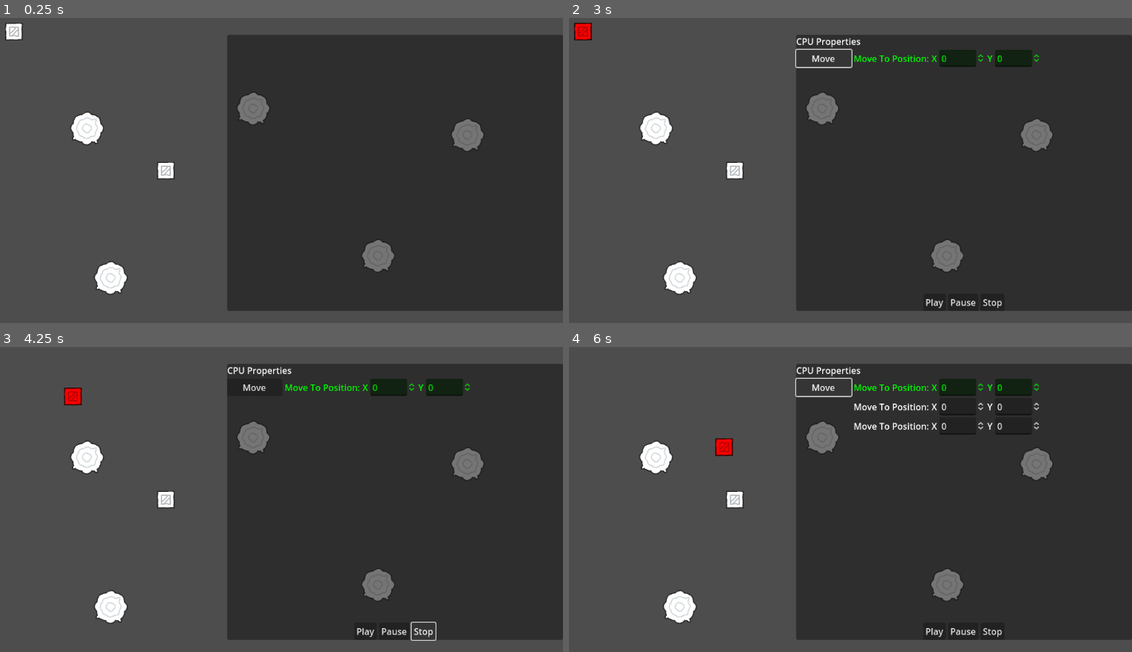
Above: before the commit, frames 1-4 (two rows, left to right).
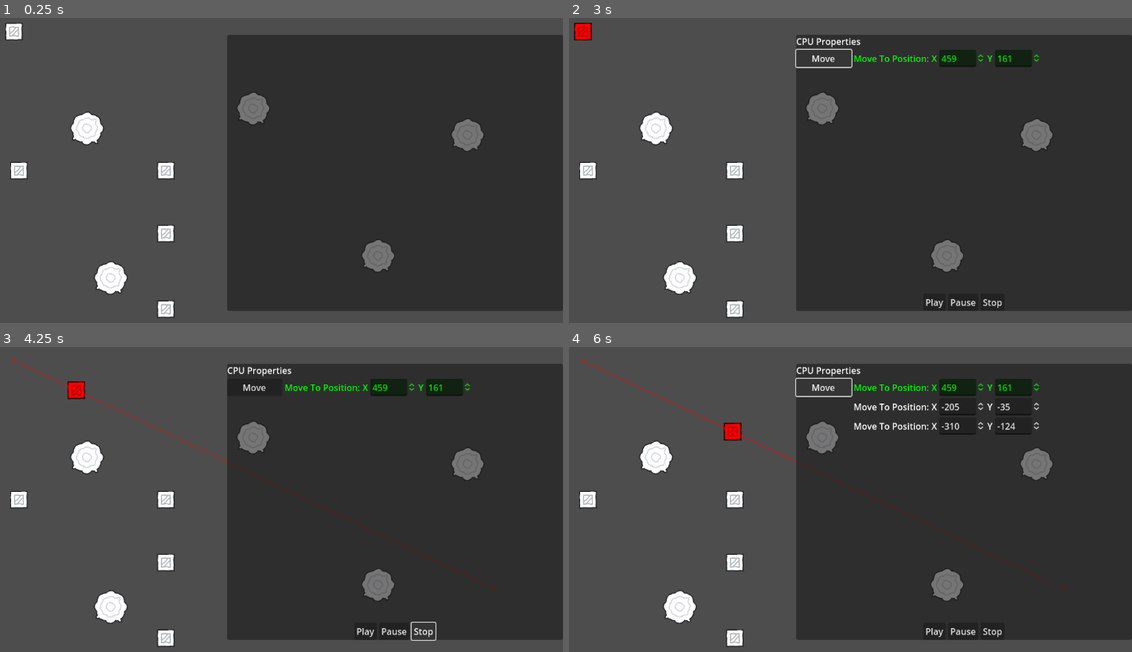
Above: after the commit, the same moments.

Repository: tefla/SpecialCirumstances
Game: Godot game, scene res://Game.tscn
Two runs of this game, one before a commit and one after it. Both use one fixed random seed, a clock stepped at 60 frames per second and the inputs below.
Inputs (mouse positions are in pixels of both pictures, inside the frame that each line leads up to):
- Up to frame 1 (0.25 s): no input
- Up to frame 2 (3 s): tap Enter at 0.5 s; move the mouse to (580, 30) at 0.52 s; right-click (580, 30) at 0.6 s; click "Play" at 1.25 s; click "Play" at 2 s; click "Move" at 2.75 s
- Up to frame 3 (4.25 s): click "Stop" at 3.5 s
- Up to frame 4 (6 s): click "Move" at 4.25 s; click "Stop" at 5 s; click "Move" at 5.75 s

The runs differ from the first frame. In frame 1, 0.5% of the frame differs, in the area x 1-31%, y 47-99%; in frame 2, 0.6%; in frame 3, 1.1%; in frame 4, 1.4%, in the area x 1-88%, y 3-99%.

Commit message:
First Working Version :)

Diff:
--- a/Game.tscn
+++ b/Game.tscn
@@ -1,8 +1,11 @@
-[gd_scene load_steps=5 format=3 uid="uid://eyjao2ky0fku"]
+[gd_scene load_steps=8 format=3 uid="uid://eyjao2ky0fku"]
 
 [ext_resource type="PackedScene" uid="uid://cr2bsr17fewrr" path="res://UI/InfoPanel.tscn" id="1_autge"]
+[ext_resource type="Script" path="res://Unit/Components/CPU/CPU.gd" id="4_lkc31"]
 [ext_resource type="PackedScene" uid="uid://bfeebesnnu1x1" path="res://Map/Level1.tscn" id="4_mmr57"]
+[ext_resource type="Script" path="res://Unit/Components/Motor/Motor.gd" id="5_fq0h0"]
 [ext_resource type="PackedScene" uid="uid://cy30xxeibl4ms" path="res://Unit/Unit.tscn" id="5_gj66s"]
+[ext_resource type="Script" path="res://Unit/Components/Scanner/Scanner.gd" id="6_5go7n"]
 
 [sub_resource type="NavigationPolygon" id="NavigationPolygon_488gv"]
 vertices = PackedVector2Array(2625.94, 987.93, -1774.35, 961.047, -1856.64, -1353.05, 2613.05, -1377.94)
@@ -23,6 +26,7 @@
 
 [node name="Player" parent="." instance=ExtResource("5_gj66s")]
 position = Vector2(-410, -252)
+components_resources = Array[Resource]([ExtResource("4_lkc31"), ExtResource("5_fq0h0"), ExtResource("6_5go7n")])
 unit_name = "Unit 1"
 
 [node name="Unit" parent="." instance=ExtResource("5_gj66s")]
@@ -31,3 +35,15 @@
 
 [node name="NavigationRegion2D" type="NavigationRegion2D" parent="."]
 navigation_polygon = SubResource("NavigationPolygon_488gv")
+
+[node name="Unit2" parent="." instance=ExtResource("5_gj66s")]
+position = Vector2(-135, 251)
+unit_name = "Unit 2"
+
+[node name="Unit3" parent="." instance=ExtResource("5_gj66s")]
+position = Vector2(-135, 114)
+unit_name = "Unit 2"
+
+[node name="Unit4" parent="." instance=ExtResource("5_gj66s")]
+position = Vector2(-401, 0)
+unit_name = "Unit 2"
--- a/Map/Tree.tscn
+++ b/Map/Tree.tscn
@@ -16,4 +16,4 @@
 texture = ExtResource("2_sm241")
 
 [node name="NavigationObstacle2D" type="NavigationObstacle2D" parent="."]
-radius = 41.44
+radius = 33.44
--- /dev/null
+++ b/UI/Blocks/Block.tscn
@@ -0,0 +1,25 @@
+[gd_scene load_steps=2 format=3 uid="uid://c1ai73ckov12i"]
+
+[ext_resource type="Texture2D" uid="uid://dmx4a3ogvmmhh" path="res://Assets/Button Active.png" id="1_xjbay"]
+
+[node name="Block" type="Button"]
+anchors_preset = 15
+anchor_right = 1.0
+anchor_bottom = 1.0
+grow_horizontal = 2
+grow_vertical = 2
+size_flags_horizontal = 3
+size_flags_vertical = 3
+text = "Hello"
+
+[node name="NinePatchRect" type="NinePatchRect" parent="."]
+layout_mode = 1
+anchors_preset = 15
+anchor_right = 1.0
+anchor_bottom = 1.0
+grow_horizontal = 2
+grow_vertical = 2
+texture = ExtResource("1_xjbay")
+region_rect = Rect2(27, 16, 62, 6)
+axis_stretch_horizontal = 1
+axis_stretch_vertical = 1
--- a/Unit/Components/Motor/MoveCommand.gd
+++ b/Unit/Components/Motor/MoveCommand.gd
@@ -3,7 +3,7 @@
 
 
 
-var target_position: Vector2 = Vector2.ZERO
+var target_position: Vector2 = Vector2(randi() % 2000 - 1000, randi() % 400 - 200)
 
 func _to_string() -> String:
 	return "<MoveCommand: MOVE TO [%s, %s] [Unit: %s, Parent: %s]>" % [target_position.x, target_position.y, unit, parent_component]
--- a/Unit/Components/Motor/move_editor.gd
+++ b/Unit/Components/Motor/move_editor.gd
@@ -6,6 +6,8 @@
 
 # Called when the node enters the scene tree for the first time.
 func _ready() -> void:
+	x.value = command.target_position.x
+	y.value = command.target_position.y
 	y.value_changed.connect(_update_command)
 	x.value_changed.connect(_update_command)
 
--- /dev/null
+++ b/Unit/Components/Scanner/Scanner.gd
@@ -0,0 +1,6 @@
+extends BaseComponent
+class_name ScannerComponent
+
+
+func _init(unit) -> void:
+	super("Scanner", "A Scanner", 0)
--- /dev/null
+++ b/Unit/Components/Scanner/ScannerEditor.tscn
@@ -0,0 +1,9 @@
+[gd_scene format=3 uid="uid://cfn33ho7qyc36"]
+
+[node name="ScannerEditor" type="Label"]
+anchors_preset = 15
+anchor_right = 1.0
+anchor_bottom = 1.0
+grow_horizontal = 2
+grow_vertical = 2
+text = "Scanner"
--- a/Unit/Unit.tscn
+++ b/Unit/Unit.tscn
@@ -23,8 +23,11 @@
 texture = ExtResource("1_pb0xj")
 
 [node name="NavigationAgent2D" type="NavigationAgent2D" parent="."]
+target_desired_distance = 20.0
 avoidance_enabled = true
-radius = 30.15
+radius = 12.75
+neighbor_distance = 218.31
+debug_enabled = true
 
 [connection signal="mouse_entered" from="." to="." method="_on_mouse_entered"]
 [connection signal="mouse_exited" from="." to="." method="_on_mouse_exited"]
Binary file added: Assets/Button Active.png
Not shown, added: Assets/Button Active.png.import
